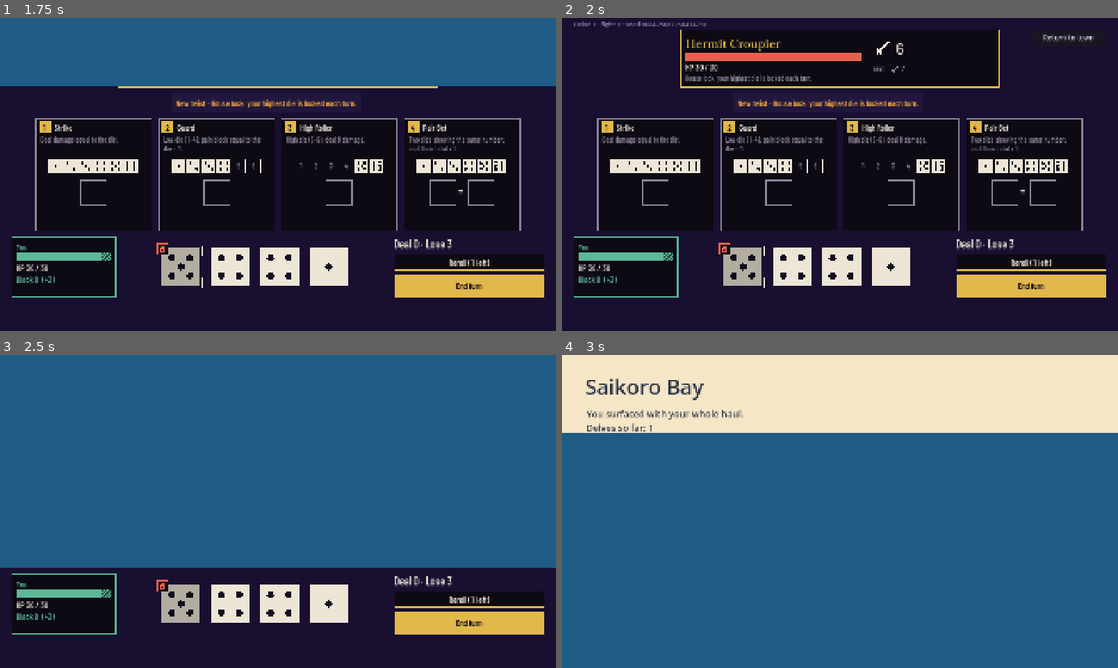
Above: before the commit, frames 1-4 (two rows, left to right).
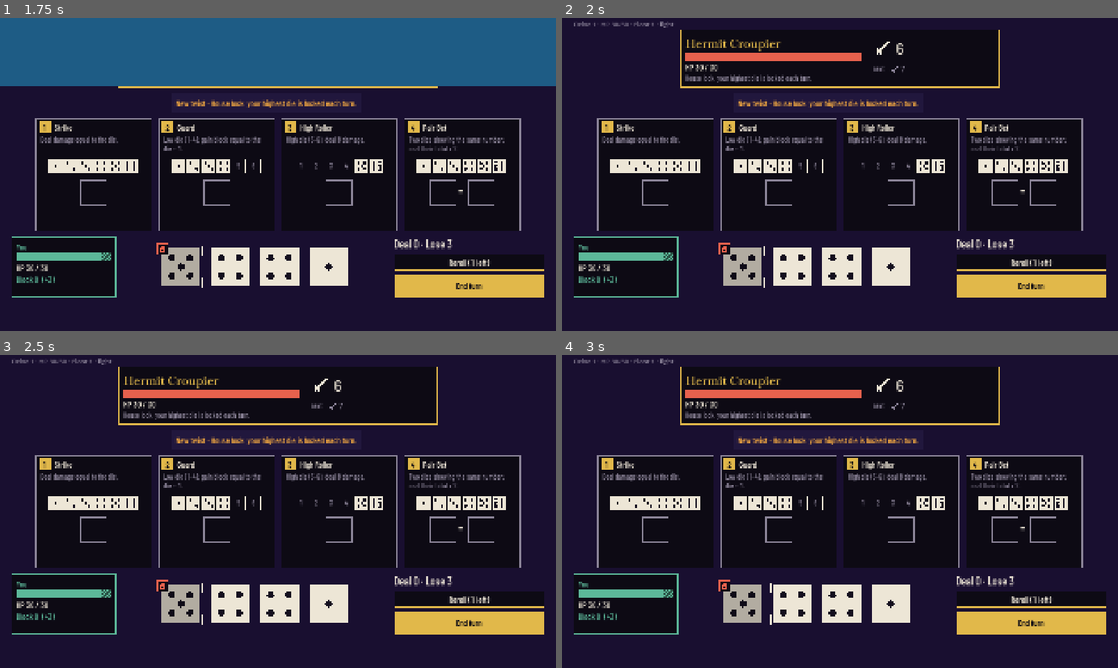
Above: after the commit, the same moments.

Repository: vantaloomin/saikoro-bay
Game: Godot game, scene res://game/boot/boot.tscn
The game is run twice, just before and just after one commit, with the same random seed, the same clock (stepped at 60 frames per second) and the same inputs.
Inputs (mouse positions are in pixels of both pictures, inside the frame that each line leads up to):
- Up to frame 1 (1.75 s): click "Go down" at 0.5 s; click "Go down" at 1.25 s
- Up to frame 2 (2 s): no input
- Up to frame 3 (2.5 s): click (505, 373) at 2 s, where only the run before the commit has a clickable "Return to town"
- Up to frame 4 (3 s): move the mouse to (962, 495) at 2.77 s; hold Right (ui_right) from 2.78 s (still down); tap X (board_context) at 2.85 s; click (962, 495) at 2.92 s

Frame 1 is identical in both runs. In frame 2, 0.3% of the frame differs, in the area x 7-96%, y 1-8%; in frame 3, 68%; in frame 4, 100%, in the area x 0-100%, y 0-100%.

Commit message:
Banking: keep unloadable saves, take the outcome from the run, flush without unblocking
- A save that passes its checksum but doesn't load no longer starts a
  new campaign over it: saving locks, every copy of the slot is kept
  aside as .unloadable-<time>, and the town says why.
- Game.come_up() takes no outcome: it banks only a finished run, by how
  that run ended, so nothing can surface from a room or bank a wash-up
  whole.
- SaveStore.flush() writes a held save on window close without touching
  the transition's block.
- If the save after banking fails, the town says so.
- The greybox delve now plays Game.run: leftmost room each time, the
  board for fights, Surface and Deeper at landings.

Diff:
--- a/game/autoload/game.gd
+++ b/game/autoload/game.gd
@@ -29,9 +29,12 @@
 		store = value
 		if store != null:
 			store.deferred_write_finished.connect(_on_deferred_write_finished)
-## True when the slot holds a save from a newer version. Nothing is saved
-## then, so an old build can't overwrite newer progress.
+## True when the slot holds a save this build can't load: one from a newer
+## version, or one that decodes but doesn't load. Nothing is saved then,
+## so this build can't overwrite progress it can't read.
 var saving_locked: bool = false
+## Why saving is off or the last save failed, for the town to show, or "".
+var save_problem: String = ""
 
 
 func _init() -> void:
@@ -55,9 +58,18 @@
 func load_or_new() -> String:
 	var result: SaveStore.ReadResult = store.read()
 	saving_locked = result.status == SaveCodec.Status.TOO_NEW
+	save_problem = "Saving is off: your save is from a newer version of the game." if saving_locked else ""
 	var loaded: GameState = null
 	if result.is_ok():
 		loaded = GameState.from_dict(result.payload.get(GameState.PAYLOAD_KEY, {}) as Dictionary)
+		if loaded == null:
+			# It passed its checksum but doesn't load: a bug, not a damaged
+			# file. Keep every copy and save nothing, so the campaign survives
+			# for a build that can read it.
+			push_error("Save slot decodes but doesn't load; saving is off and the files are kept.")
+			_keep_unloadable_copies()
+			saving_locked = true
+			save_problem = "Saving is off: this build can't read your save. It's kept safe for a fixed build."
 	if loaded == null:
 		if result.status != SaveCodec.Status.EMPTY:
 			push_warning("Save slot unreadable (%s); starting a new campaign." % SaveCodec.Status.keys()[result.status])
@@ -74,6 +86,15 @@
 	return DELVE_SCENE if state.phase == GameState.Phase.DELVE else TOWN_SCENE
 
 
+## Copies every file of the slot aside as <name>.unloadable-<time>, so even
+## a later save can't rotate them away.
+func _keep_unloadable_copies() -> void:
+	var stamp: String = str(int(Time.get_unix_time_from_system()))
+	for file_path: String in [store.path, store.temp_path(), store.backup_path()]:
+		if FileAccess.file_exists(file_path):
+			DirAccess.copy_absolute(file_path, "%s.unloadable-%s" % [file_path, stamp])
+
+
 ## "Go down" (TC-7). Returns false if it's not allowed right now.
 func go_down() -> bool:
 	if SceneFlow.busy or not state.start_delve():
@@ -86,15 +107,20 @@
 	return true
 
 
-## Leaves the delve for town, banking the run's haul by `outcome` (a Haul
-## outcome). The save is written before the tide starts moving, so quitting
-## during the animation can't reload as an abandoned delve. Returns false
-## if it's not allowed right now.
-func come_up(outcome: String = Haul.SURFACED) -> bool:
-	if SceneFlow.busy or not state.finish_delve(outcome, run.haul if run != null else Haul.new()):
+## Leaves the delve for town once the run is over, banking its haul by how
+## it ended (surfaced at a landing, cleared the vault, or washed up): the
+## outcome comes from the run, never the caller. The save is written before
+## the tide starts moving, so quitting during the animation can't reload as
+## an abandoned delve. Returns false if it's not allowed right now.
+func come_up() -> bool:
+	if SceneFlow.busy or run == null or not run.is_over():
+		return false
+	if not state.finish_delve(run.outcome(), run.haul):
 		return false
 	run = null
-	save()
+	var error: Error = save()
+	if error != OK and error != ERR_BUSY and not saving_locked:
+		save_problem = "Your delve was banked, but saving failed. Keep the game open and try again."
 	returned_to_town.emit(state.delve_count)
 	SceneFlow.change_half(TOWN_SCENE, TideTransition.Direction.UP)
 	return true
@@ -120,7 +146,7 @@
 ## A save held during a transition is written before the window closes.
 func _notification(what: int) -> void:
 	if what == NOTIFICATION_WM_CLOSE_REQUEST and store != null and store.has_pending_write():
-		store.blocked = false
+		store.flush()
 
 
 func _on_transition_started(_direction: TideTransition.Direction) -> void:
--- a/game/delve/board/fight_board.gd
+++ b/game/delve/board/fight_board.gd
@@ -88,6 +88,11 @@
 var _results: PanelContainer
 var _results_text: Label
 var _again: Button
+var _leave: Button
+## The results panel's buttons: what "again" says, and whether "Return to
+## town" shows. Set before adding the board to the tree.
+var again_text: String = "Fight again"
+var leave_shown: bool = true
 
 
 ## Show the one-line banner for this enemy's twist (the first meeting).
@@ -768,12 +773,13 @@
 	_results.add_child(results_box)
 	_results_text = BoardStyle.label("", BoardStyle.NUMBER)
 	results_box.add_child(_results_text)
-	_again = _button("Fight again", 72)
+	_again = _button(again_text, 72)
 	_again.pressed.connect(again_requested.emit)
 	results_box.add_child(_again)
-	var leave: Button = _button("Return to town", 64)
-	leave.pressed.connect(leave_requested.emit)
-	results_box.add_child(leave)
+	_leave = _button("Return to town", 64)
+	_leave.pressed.connect(leave_requested.emit)
+	_leave.visible = leave_shown
+	results_box.add_child(_leave)
 
 
 static func _accepts_face(row: Dictionary, face: int) -> bool:
--- a/game/delve/delve.gd
+++ b/game/delve/delve.gd
@@ -1,45 +1,96 @@
 extends Control
-## Greybox delve (M1): one dice fight at a time on the board, against an
-## enemy drawn from this delve's ENEMIES stream. "Fight again" draws the next
-## enemy from the same streams, so a delve seed always deals the same
-## fights. The map, rooms and carried HP arrive in M2.
+## Greybox delve (M2 stand-in until the map screen): plays Game.run room by
+## room, always taking the leftmost room it can reach. Fights show on the
+## board; treasure, rest and rescue rooms are placeholders that pass for
+## now. At a landing, Surface and Deeper choose; a wash-up or surfacing
+## goes back to town, where the haul is banked.
 
 const BOARD_SCENE: PackedScene = preload("res://game/delve/board/fight_board.tscn")
 
-var _rng: RngStreams
 var _board: FightBoard
-var _fights: int = 0
+var _deeper: Button
 
 @onready var _surface: Button = %Surface
 @onready var _status: Label = %Status
 
 
 func _ready() -> void:
+	_surface.text = "Surface"
 	_surface.pressed.connect(_on_surface_pressed)
-	_rng = RngStreams.new(Game.state.current_delve_seed())
-	_next_fight()
+	_deeper = _surface.duplicate() as Button
+	_deeper.text = "Deeper"
+	_deeper.position.y += 64
+	_deeper.pressed.connect(_on_deeper_pressed)
+	add_child(_deeper)
+	_advance()
 
 
-func _next_fight() -> void:
+## Moves the run on until it needs the player: a fight, a landing, the
+## vault, or the end.
+func _advance() -> void:
+	var run: DelveRun = Game.run
+	_surface.visible = false
+	_deeper.visible = false
+	if run == null:
+		return
+	for guard: int in 32:
+		match run.step:
+			DelveRun.Step.CHOOSE_ROOM:
+				run.choose(run.reachable()[0])
+			DelveRun.Step.IN_ROOM:
+				if run.fight != null:
+					_show_fight(run)
+					return
+				run.finish_room()
+			DelveRun.Step.LANDING:
+				_surface.visible = true
+				_deeper.visible = true
+				_set_status(run, "Landing: surface with your haul, or go deeper?")
+				_surface.grab_focus()
+				return
+			DelveRun.Step.VAULT:
+				_set_status(run, "Koban's vault opens in a later build. Close the game to leave.")
+				return
+			_:
+				Game.come_up()
+				return
+
+
+func _show_fight(run: DelveRun) -> void:
 	if _board != null:
 		_board.queue_free()
-	var enemies: Array = Array(DelveRun.enemy_pool(Game.data, "regular"))
-	var enemy_id: String = _rng.pick(RngStreams.Stream.ENEMIES, enemies) as String
-	var fight: Fight = Fight.create(Game.data, "fresh", enemy_id, _rng)
-	_fights += 1
-	_status.text = "Delve %d · fight %d · seed %d" % [Game.state.delve_count, _fights, Game.state.current_delve_seed()]
+	_set_status(run, "Floor %d · %s" % [run.floor_index + 1, run.room_type])
 	_board = BOARD_SCENE.instantiate() as FightBoard
-	_board.setup(fight, Game.data)
+	_board.setup(run.fight, Game.data)
+	_board.again_text = "Continue"
+	_board.leave_shown = false
 	# Marked seen as the fight is dealt, which is when the banner shows: the
 	# board goes into the tree a few lines down. If showing it is ever
 	# deferred, mark it seen from the board when the banner appears instead.
-	_board.twist_banner = Game.state.meet_twist(str(Game.data.row("enemies", enemy_id).get("twist", "")))
-	_board.again_requested.connect(_next_fight)
-	_board.leave_requested.connect(_on_surface_pressed)
+	_board.twist_banner = Game.state.meet_twist(run.fight.twist)
+	_board.again_requested.connect(_on_fight_over)
 	add_child(_board)
 	move_child(_board, 0)
-	PlaytestLog.log_event("fight_start", {"enemy": enemy_id, "fight": _fights})
+	PlaytestLog.log_event("fight_start", {"enemy": run.fight.enemy_id, "floor": run.floor_index, "row": run.row})
+
+
+func _on_fight_over() -> void:
+	if _board != null:
+		_board.queue_free()
+		_board = null
+	Game.run.finish_room()
+	_advance()
 
 
 func _on_surface_pressed() -> void:
-	Game.come_up()
+	if Game.run.surface():
+		Game.come_up()
+
+
+func _on_deeper_pressed() -> void:
+	if Game.run.go_deeper():
+		_advance()
+
+
+func _set_status(run: DelveRun, text: String) -> void:
+	_status.text = "Delve %d · HP %d/%d · %s" % [Game.state.delve_count, run.hp, run.max_hp, text]
--- a/game/save/save_store.gd
+++ b/game/save/save_store.gd
@@ -81,6 +81,21 @@
 func exists() -> bool:
 	return FileAccess.file_exists(_path) or FileAccess.file_exists(temp_path()) \
 		or FileAccess.file_exists(backup_path())
+
+
+## Runs a held write_when_ready() builder now, leaving `blocked` as it is
+## (for the window closing mid-transition). Returns its write's result, or
+## OK if nothing was held.
+func flush() -> Error:
+	if not _pending.is_valid():
+		return OK
+	var build: Callable = _pending
+	_pending = Callable()
+	var was_blocked: bool = blocked
+	blocked = false
+	var error: Error = write(build.call() as Dictionary)
+	blocked = was_blocked
+	return error
 
 
 ## True while a write_when_ready() builder is waiting for the block to clear.
--- a/game/town/town.gd
+++ b/game/town/town.gd
@@ -40,8 +40,8 @@
 		if not parts.is_empty():
 			lines.append("Brought back: " + ", ".join(parts))
 	lines.append("Delves so far: %d" % Game.state.delve_count)
-	if Game.saving_locked:
-		lines.append("Saving is off: your save is from a newer version of the game.")
+	if not Game.save_problem.is_empty():
+		lines.append(Game.save_problem)
 	return "\n".join(lines)
 
 
--- a/tests/integration/test_half_flow.gd
+++ b/tests/integration/test_half_flow.gd
@@ -15,6 +15,7 @@
 	Game.state = GameState.new(1234)
 	Game.run = null
 	Game.saving_locked = false
+	Game.save_problem = ""
 	SceneFlow.reduce_motion = true
 
 
@@ -56,6 +57,8 @@
 func test_come_up_returns_to_town_and_saves() -> void:
 	Game.go_down()
 	await wait_for_signal(SceneFlow.transition_finished, 5.0)
+	assert_false(Game.come_up(), "not mid-run: only from a landing, the vault or a wash-up")
+	Game.run.step = DelveRun.Step.SURFACED
 	assert_true(Game.come_up())
 	assert_false(Game.come_up())
 	await wait_for_signal(SceneFlow.transition_finished, 5.0)
@@ -95,7 +98,8 @@
 	assert_eq(Game.run.hp, Game.run.max_hp)
 	await wait_for_signal(SceneFlow.transition_finished, 5.0)
 	Game.run.haul.add_resource("driftwood", 5)
-	assert_true(Game.come_up(Haul.WASHED_UP))
+	Game.run.step = DelveRun.Step.WASHED_UP
+	assert_true(Game.come_up(), "the outcome comes from the run")
 	assert_null(Game.run)
 	assert_eq(Game.state.resource("driftwood"), 2)
 	var saved: GameState = GameState.from_dict(SaveStore.new(TEST_SAVE).read().payload[GameState.PAYLOAD_KEY])
@@ -109,8 +113,32 @@
 	assert_eq(Game.save(), ERR_BUSY, "held while the tide moves")
 	Game._notification(NOTIFICATION_WM_CLOSE_REQUEST)
 	assert_false(Game.store.has_pending_write())
+	assert_true(Game.store.blocked, "flushing leaves the transition's block alone")
 	assert_eq(SaveStore.new(TEST_SAVE).read().seq, seq_before + 1, "written before the window closes")
 	await wait_for_signal(SceneFlow.transition_finished, 5.0)
+
+
+func test_a_save_that_decodes_but_wont_load_is_kept_not_replaced() -> void:
+	var bad: Dictionary = GameState.new(55).to_dict()
+	bad["resources"] = {"pearls": 99}
+	bad["last_delve"] = {"delve": 1, "outcome": "vanished"}
+	assert_eq(Game.store.write({GameState.PAYLOAD_KEY: bad}), OK)
+	assert_eq(Game.store.write({GameState.PAYLOAD_KEY: bad}), OK, "a second write fills the backup too")
+	var before: PackedByteArray = FileAccess.get_file_as_bytes(TEST_SAVE)
+	Game.load_or_new()
+	assert_push_error("decodes but doesn't load")
+	assert_true(Game.saving_locked)
+	assert_string_contains(Game.save_problem, "can't read your save")
+	assert_eq(Game.save(), ERR_UNAUTHORIZED)
+	Game.save()
+	assert_eq(FileAccess.get_file_as_bytes(TEST_SAVE), before, "the campaign's bytes survive")
+	var kept: PackedStringArray = DirAccess.get_files_at(TEST_SAVE.get_base_dir())
+	var copies: int = 0
+	for file_name: String in kept:
+		if file_name.contains(".unloadable-"):
+			copies += 1
+			DirAccess.remove_absolute(TEST_SAVE.get_base_dir().path_join(file_name))
+	assert_gt(copies, 0, "and are copied aside")
 
 
 func test_empty_slot_starts_a_new_campaign_in_town() -> void:
--- a/tests/integration/test_playtest_log.gd
+++ b/tests/integration/test_playtest_log.gd
@@ -40,6 +40,7 @@
 	PlaytestLog.mark_prompt()
 	Game.go_down()
 	await wait_for_signal(SceneFlow.transition_finished, 5.0)
+	Game.run.step = DelveRun.Step.SURFACED
 	Game.come_up()
 	await wait_for_signal(SceneFlow.transition_finished, 5.0)
 	# Second delve: no nudge.
